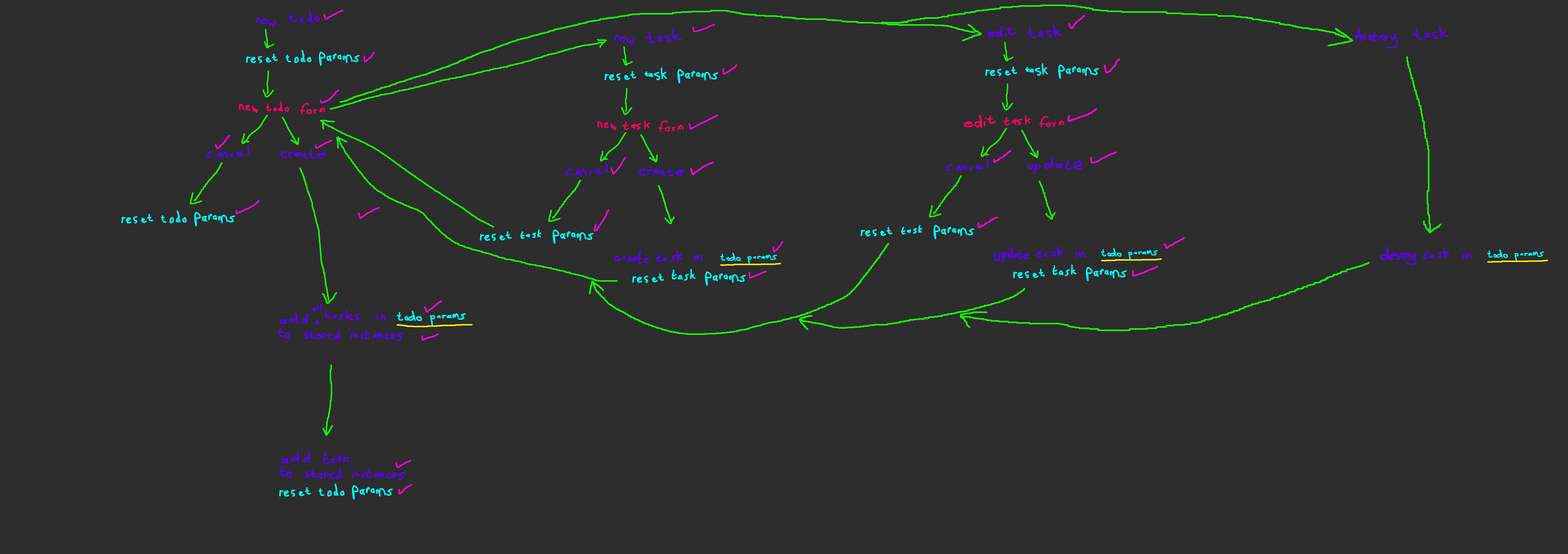
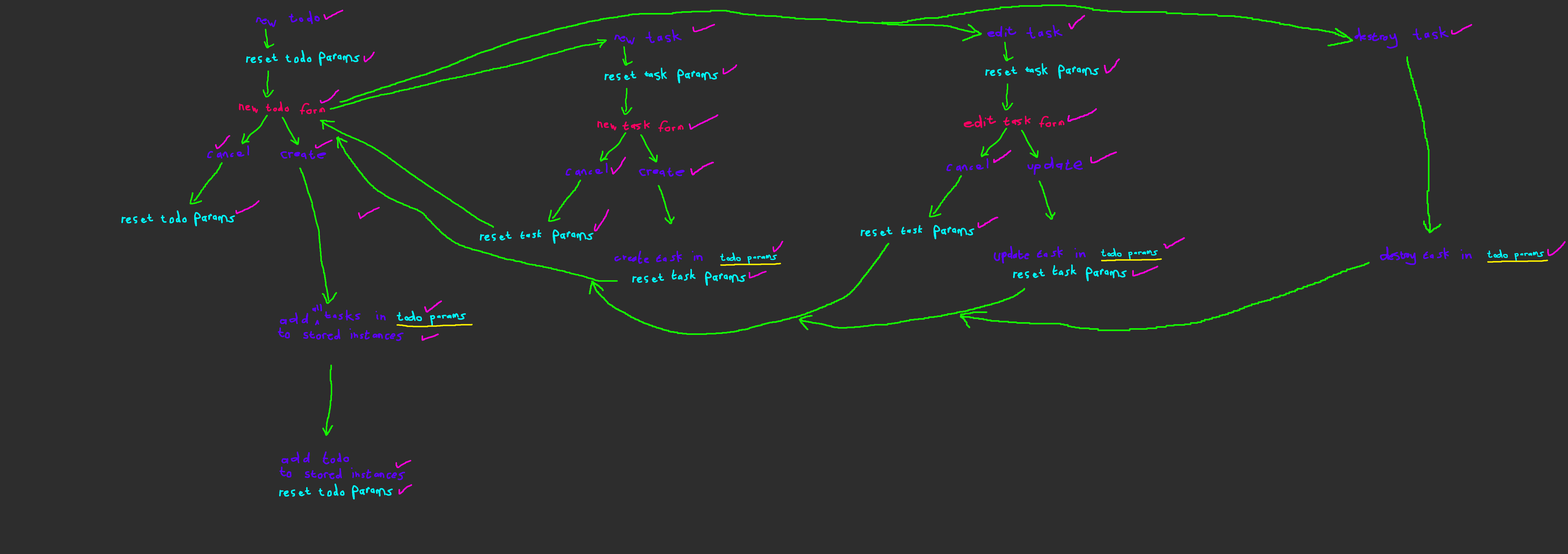
Layer changes from the first 1568 x 554 image to the second:
painted on "Paint Layer 2" over left=1450, top=23, right=1566, bottom=257
